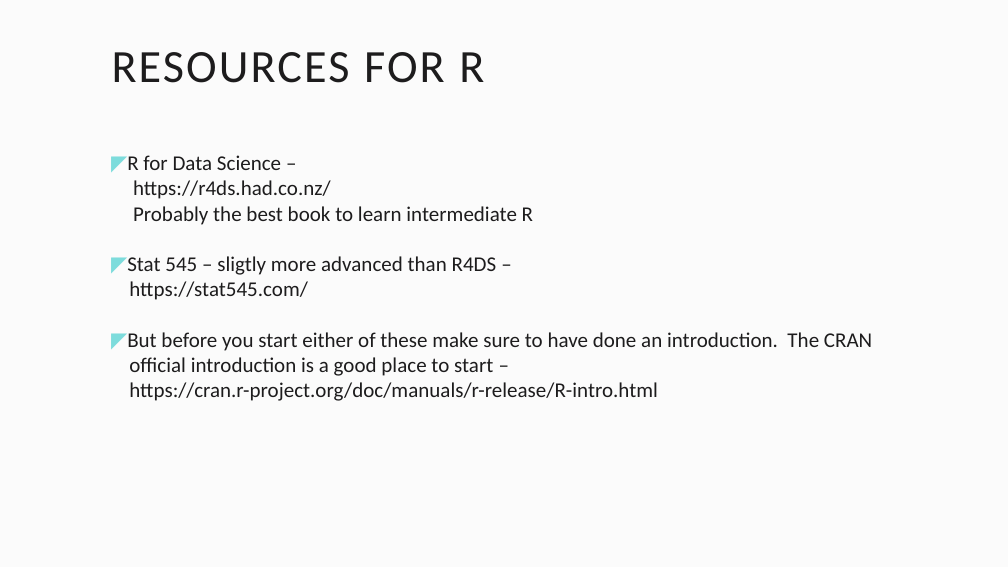
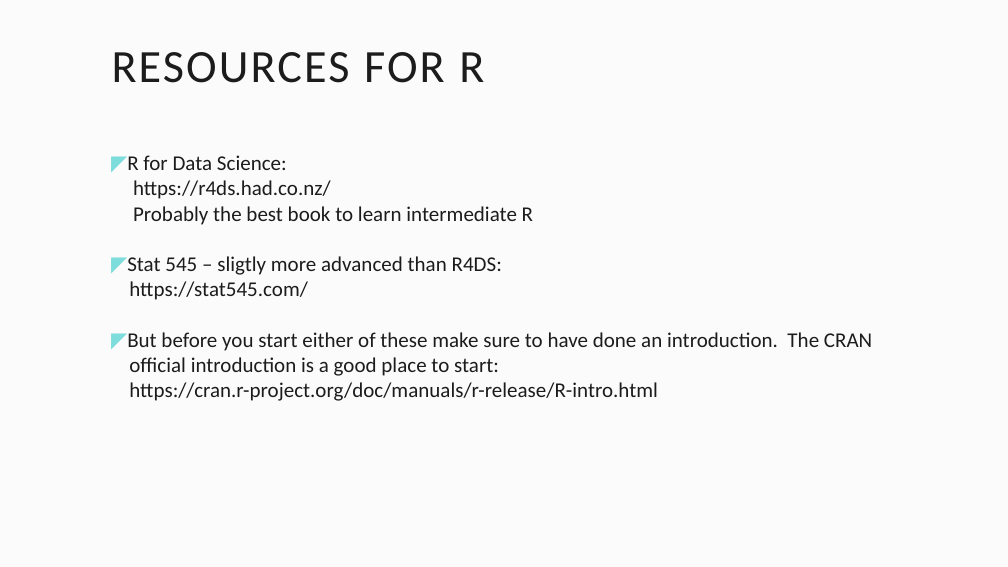
Before and after one commit to darrelrobinson/Intro-to-Python, a slide deck: slide 8 of presentation.pptx (slide 7 before the commit). Drawn at 1008x567 pixels with LibreOffice and Linux fonts; fonts in the diff are those of the drawing; background and template pictures are left out. Boxes give left, top, right and bottom in pixels: in the first picture for what was removed or moved away, otherwise in the second. Text is boxed around its words. In the diff, an @@ line names an element or a change of style, - is before the commit and + after.

```diff
--- a/presentation.pptx
+++ b/presentation.pptx
@@ text at (111, 155, 872, 401): text changed @@
-◤R for Data Science –
-https://r4ds.had.co.nz/
-Probably the best book to learn intermediate R
-◤Stat 545 – sligtly more advanced than R4DS –
-https://stat545.com/
-◤But before you start either of these make sure to have done an introduction. The CRAN official introduction is a good place to start –
-https://cran.r-project.org/doc/manuals/r-release/R-intro.html
+◤R for Data Science:
+https://r4ds.had.co.nz/
+Probably the best book to learn intermediate R
+◤Stat 545 – sligtly more advanced than R4DS:
+https://stat545.com/
+◤But before you start either of these make sure to have done an introduction. The CRAN official introduction is a good place to start:
+https://cran.r-project.org/doc/manuals/r-release/R-intro.html
```
Also in this commit, not shown: 3 other slides changed, 2 slides added, 1 slide removed, 7 other files.
